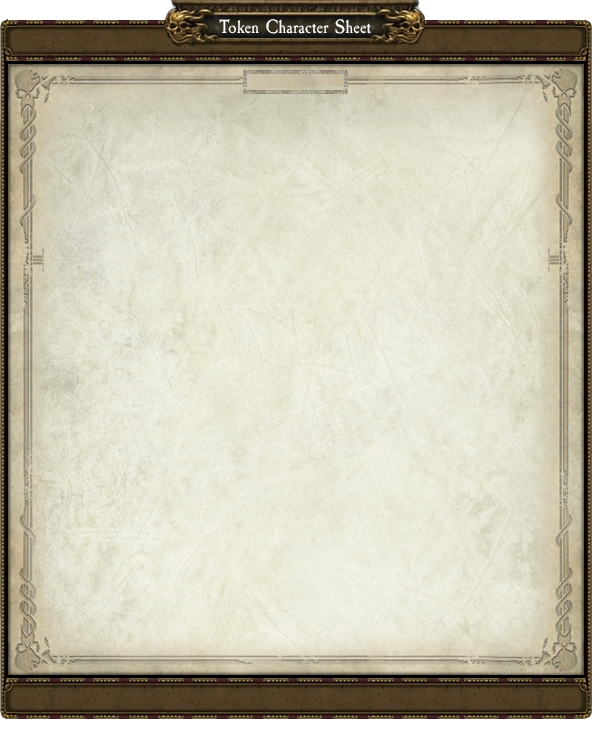
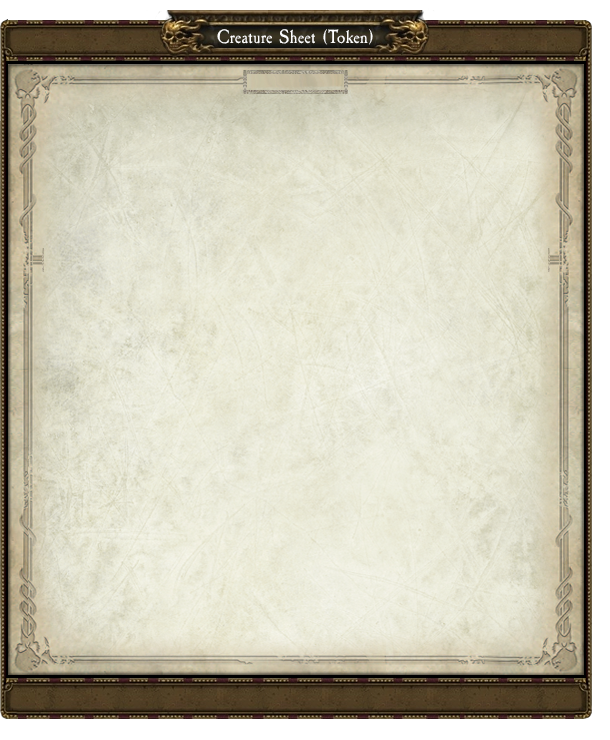
Before/after of a 610 × 740 layered artwork. What changed in the layer stack:
renamed "Sheet Header (Text)" to "Sheet Header (Creature)", painted on it over [217, 19, 373, 45]
painted on "Left Header (Background)" over [264, 0, 436, 60]
painted on "Right Header (Background)" over [156, 0, 404, 60]
